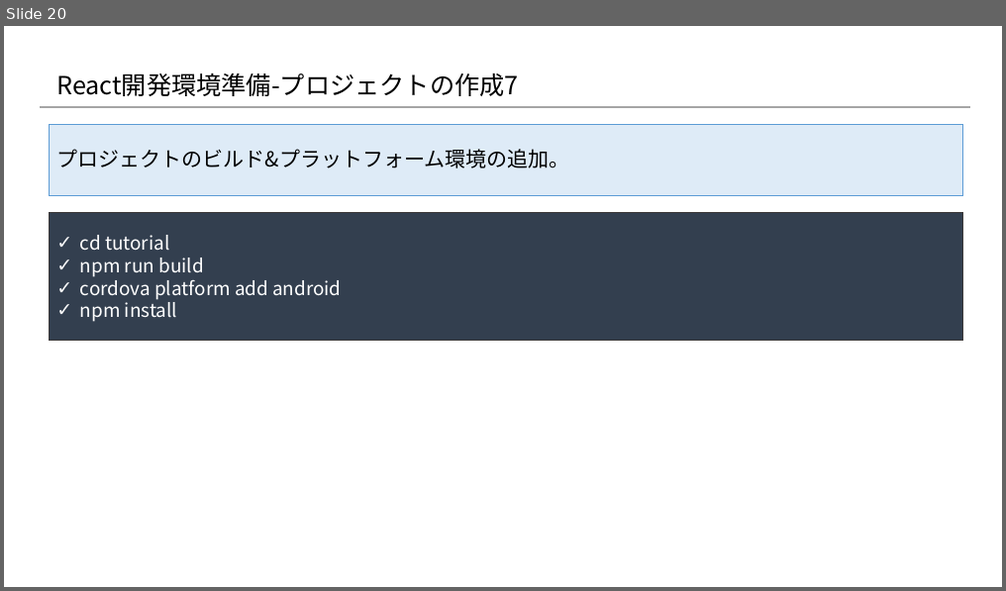
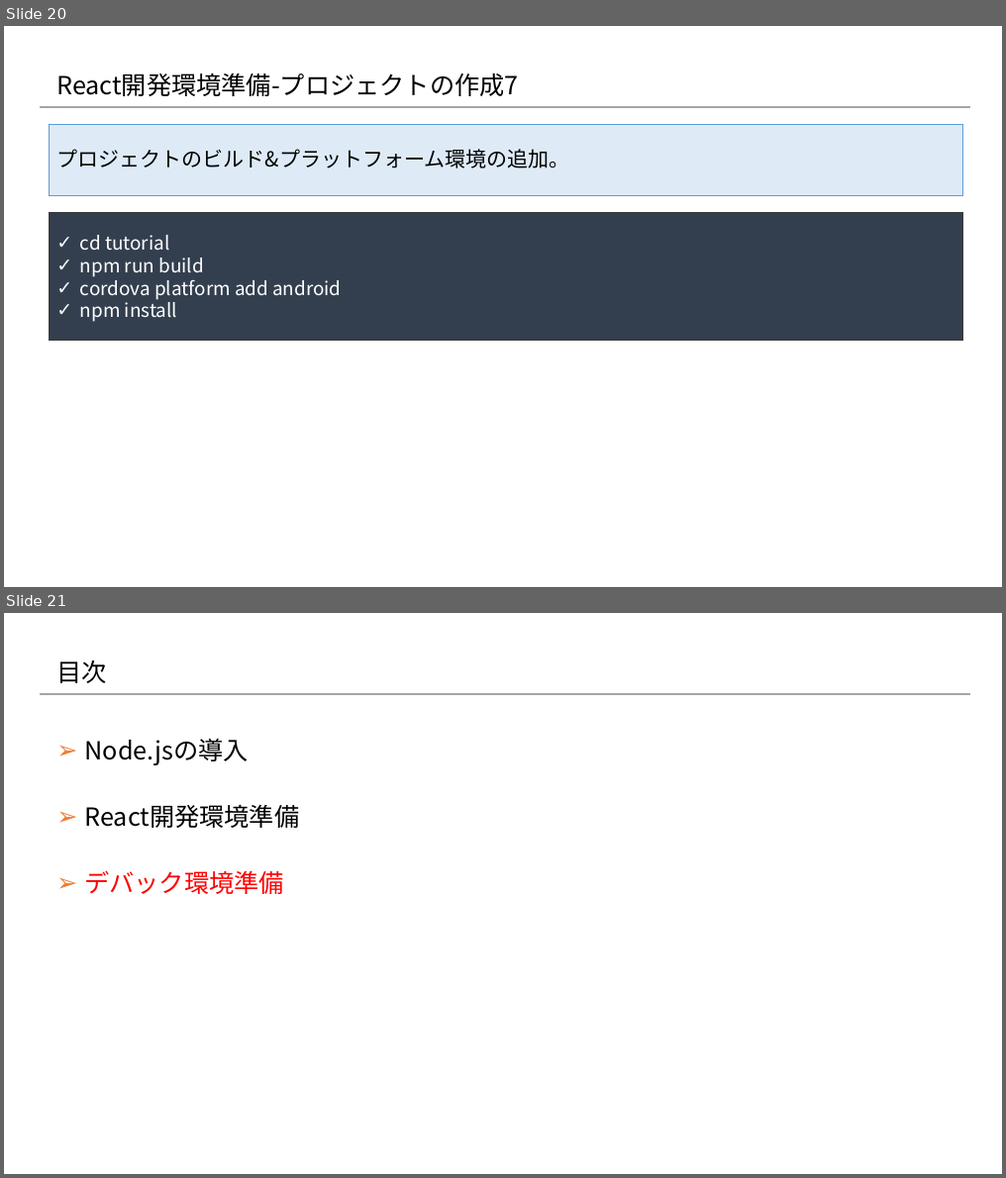
Before and after one commit to konnpeitoon/diary, a slide deck: doc/01_勉強会/01_勉強会資料/20180719_勉強会/02.資料/04_開発環境構築.pptx. Shown one above the other, each under a label of ours: slide 20 before the commit, slides 20 and 21 after it. The pictures are 1006x591 and 1006x1178 pixels, drawn with LibreOffice and Linux fonts; fonts in the diff are those of the drawing; background and template pictures are left out. Boxes give left, top, right and bottom in pixels: in the first picture for what was removed or moved away, otherwise in the second. Text is boxed around its words. In the diff, an @@ line names an element or a change of style, - is before the commit and + after.

```diff
--- a/doc/01_勉強会/01_勉強会資料/20180719_勉強会/02.資料/04_開発環境構築.pptx
+++ b/doc/01_勉強会/01_勉強会資料/20180719_勉強会/02.資料/04_開発環境構築.pptx
@@ slide 21 added at box(4, 613, 1002, 1174), background #FFFFFF; not listed: 1 template element that a slide beside it also shows @@
@@ title added at box(56, 661, 106, 683), 24 pt, text #000000 @@
+目次
@@ text added at box(85, 739, 249, 765), 24 pt, text #000000 @@
+➢ Node.jsの導入
@@ text added at box(85, 805, 300, 828), 24 pt, text #000000 @@
+➢ React開発環境準備
@@ text added at box(84, 870, 284, 894), 24 pt, text #FF0000 @@
+➢ デバック環境準備
```
Also in this commit, not shown: 4 slides changed, 7 other slides added, 1 slide removed.
